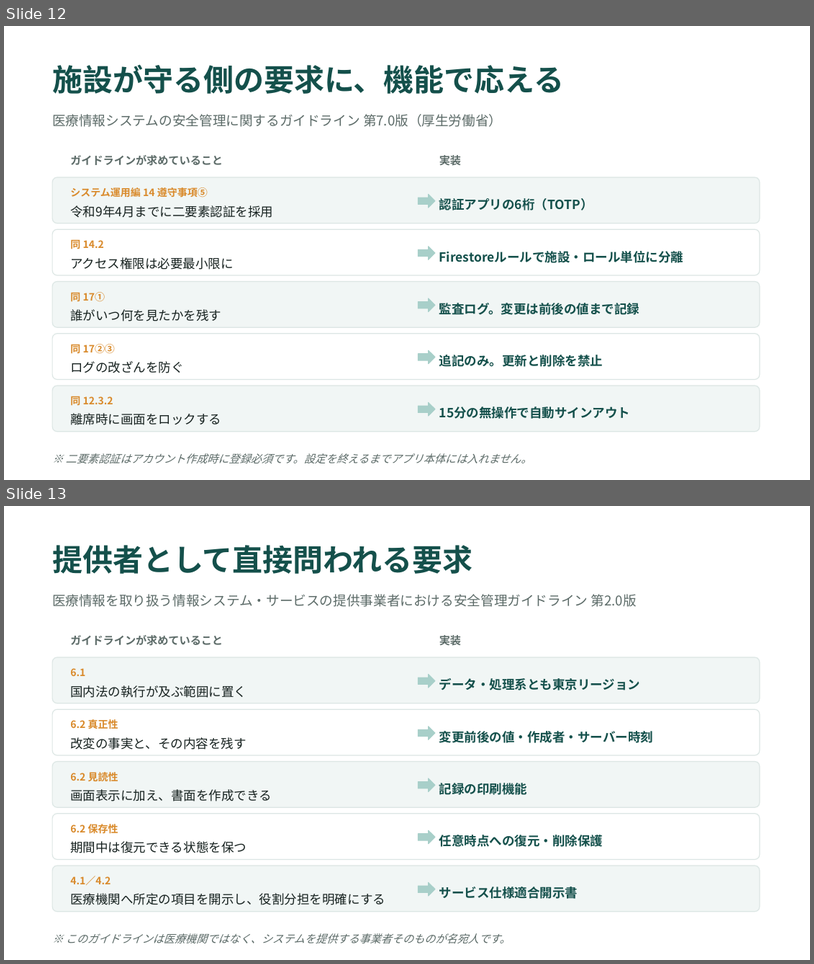
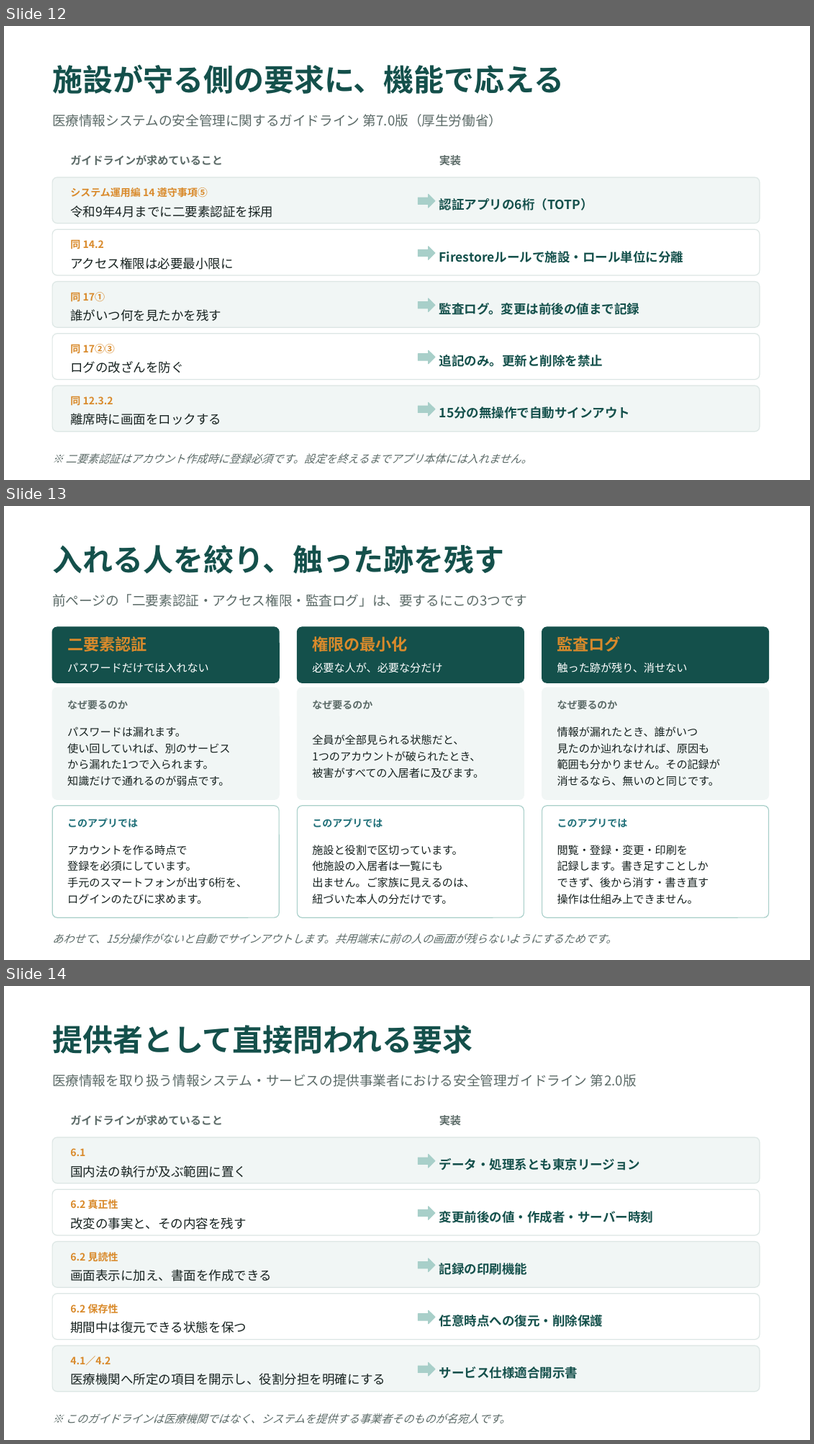
Before and after one commit to taisako082600-spec/pharmacare, a slide deck: PharmaCare_紹介資料.pptx. Shown one above the other, each under a label of ours: slides 12 and 13 before the commit, slides 12, 13 and 14 after it. The pictures are 814x964 and 814x1444 pixels, drawn with LibreOffice and Linux fonts; fonts in the diff are those of the drawing. Boxes give left, top, right and bottom in pixels: in the first picture for what was removed or moved away, otherwise in the second. Text is boxed around its words. In the diff, an @@ line names an element or a change of style, - is before the commit and + after.

```diff
--- a/PharmaCare_紹介資料.pptx
+++ b/PharmaCare_紹介資料.pptx
@@ slide 13 added at box(4, 506, 810, 960), background #FFFFFF @@
@@ text added at box(52, 545, 504, 574), 36 pt, text #14504B, bold @@
+入れる人を絞り、触った跡を残す
@@ text added at box(52, 594, 527, 607), 16 pt, text #5C6B68 @@
+前ページの「二要素認証・アクセス権限・監査ログ」は、要するにこの3つです
@@ rounded rectangle added at box(52, 627, 279, 682), fill #14504B, outline #14504B 1 pt @@
@@ rounded rectangle added at box(298, 627, 525, 682), fill #14504B, outline #14504B 1 pt @@
@@ rounded rectangle added at box(543, 627, 769, 682), fill #14504B, outline #14504B 1 pt @@
@@ text added at box(67, 636, 147, 651), 19 pt, text #D98A2B, bold @@
+二要素認証
@@ text added at box(312, 636, 408, 651), 19 pt, text #D98A2B, bold @@
+権限の最小化
@@ text added at box(558, 636, 621, 651), 19 pt, text #D98A2B, bold @@
+監査ログ
@@ text added at box(67, 662, 209, 672), 13 pt, text #FFFFFF @@
+パスワードだけでは入れない
@@ text added at box(312, 662, 442, 672), 13 pt, text #FFFFFF @@
+必要な人が、必要な分だけ
@@ text added at box(558, 662, 688, 672), 13 pt, text #FFFFFF @@
+触った跡が残り、消せない
@@ rounded rectangle added at box(52, 687, 279, 800), fill #F1F6F5, outline #F1F6F5 1 pt @@
@@ text added at box(67, 700, 128, 709), 12 pt, text #5C6B68, bold @@
+なぜ要るのか
@@ rounded rectangle added at box(298, 687, 525, 800), fill #F1F6F5, outline #F1F6F5 1 pt @@
@@ text added at box(312, 700, 373, 709), 12 pt, text #5C6B68, bold @@
+なぜ要るのか
@@ rounded rectangle added at box(543, 687, 769, 800), fill #F1F6F5, outline #F1F6F5 1 pt @@
@@ text added at box(558, 700, 618, 709), 12 pt, text #5C6B68, bold @@
+なぜ要るのか
@@ text added at box(67, 726, 231, 786), 13 pt, text #16211F @@
+パスワードは漏れます。
+使い回していれば、別のサービス
+から漏れた1つで入られます。
+知識だけで通れるのが弱点です。
@@ text added at box(312, 734, 484, 778), 13 pt, text #16211F @@
+全員が全部見られる状態だと、
+1つのアカウントが破られたとき、
+被害がすべての入居者に及びます。
@@ text added at box(558, 726, 721, 786), 13 pt, text #16211F @@
+情報が漏れたとき、誰がいつ
+見たのか辿れなければ、原因も
+範囲も分かりません。その記録が
+消せるなら、無いのと同じです。
@@ rounded rectangle added at box(52, 806, 279, 917), fill #FFFFFF, outline #A8CFC9 1 pt @@
@@ rounded rectangle added at box(298, 806, 525, 917), fill #FFFFFF, outline #A8CFC9 1 pt @@
@@ rounded rectangle added at box(543, 806, 769, 917), fill #FFFFFF, outline #A8CFC9 1 pt @@
@@ text added at box(67, 818, 138, 827), 12 pt, text #1F6F78, bold @@
+このアプリでは
@@ text added at box(312, 818, 383, 827), 12 pt, text #1F6F78, bold @@
+このアプリでは
@@ text added at box(558, 818, 628, 827), 12 pt, text #1F6F78, bold @@
+このアプリでは
@@ text added at box(67, 844, 247, 904), 13 pt, text #16211F @@
+アカウントを作る時点で
+登録を必須にしています。
+手元のスマートフォンが出す6桁を、
+ログインのたびに求めます。
@@ text added at box(312, 844, 475, 904), 13 pt, text #16211F @@
+施設と役割で区切っています。
+他施設の入居者は一覧にも
+出ません。ご家族に見えるのは、
+紐づいた本人の分だけです。
@@ text added at box(558, 844, 710, 904), 13 pt, text #16211F @@
+閲覧・登録・変更・印刷を
+記録します。書き足すことしか
+できず、後から消す・書き直す
+操作は仕組み上できません。
@@ text added at box(52, 933, 617, 943), 13 pt, text #5C6B68, italic @@
+あわせて、15分操作がないと自動でサインアウトします。共用端末に前の人の画面が残らないようにするためです。
@@ what was slide 13 is now slide 14 @@
```
Also in this commit, not shown: 2 slides changed, 1 other file.
